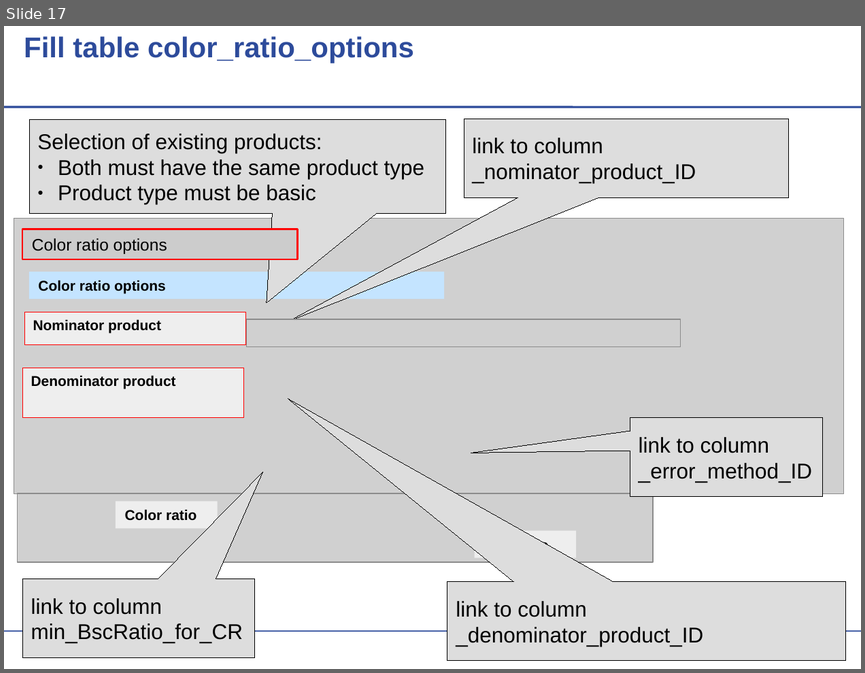
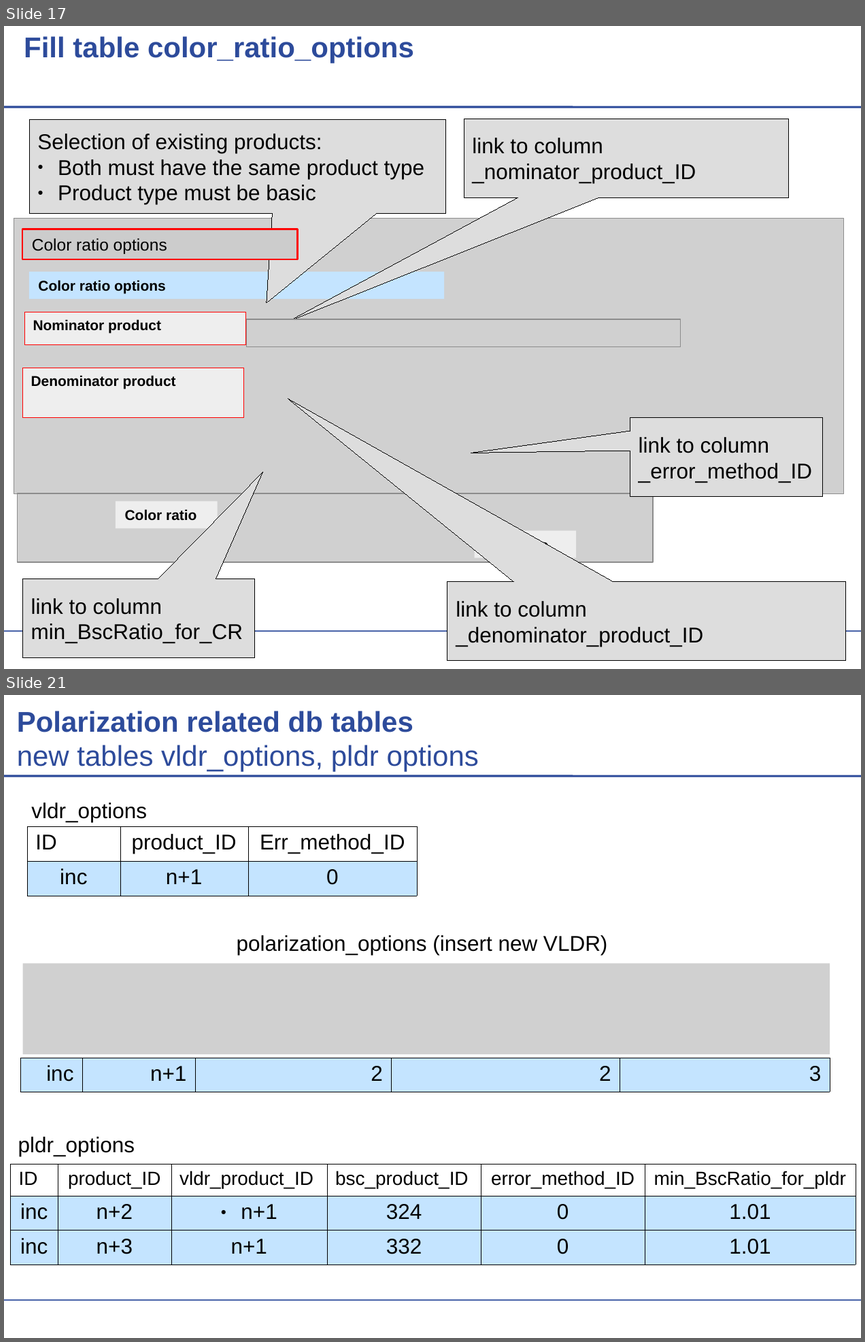
Before and after one commit to actris-scc/ELDAmwl, a slide deck: SCCinterface_for_ELDAmwl.odp. Shown one above the other, each under a label of ours: slide 17 before the commit, slides 17 and 21 after it; the slides between them are not shown. The pictures are 865x673 and 865x1342 pixels, drawn with LibreOffice and Linux fonts; fonts in the diff are those of the drawing; grey boxes stand for pictures; background and template pictures are left out. Boxes give left, top, right and bottom in pixels: in the first picture for what was removed or moved away, otherwise in the second. Text is boxed around its words. In the diff, an @@ line names an element or a change of style, - is before the commit and + after.

Commit message:
finish description of new views in SCC interface for ELDAmwl and updated script for database modifications (alter / create polarization related tables and fill with example data)

```diff
--- a/SCCinterface_for_ELDAmwl.odp
+++ b/SCCinterface_for_ELDAmwl.odp
@@ slide 21 added at [4, 695, 861, 1338], background #FFFFFF; not listed: 2 template elements that a slide beside it also shows @@
@@ text added at [17, 711, 479, 772], 24 pt, text #2D4B9B @@
+Polarization related db tables
+new tables vldr_options, pldr options
@@ text added at [31, 802, 147, 822], 18 pt, text #000000 @@
+vldr_options
@@ table added at [27, 826, 417, 892], 2 rows, 3 columns @@
+ID | product_ID | Err_method_ID
+inc | n+1 | 0
@@ picture added at [23, 963, 830, 1054], 18 pt, text #000000 @@
+polarization_options (insert new VLDR)
@@ table added at [20, 1057, 830, 1091], 1 rows, 5 columns @@
+inc | n+1 | 2 | 2 | 3
@@ text added at [18, 1136, 135, 1156], 18 pt, text #000000 @@
+pldr_options
@@ table added at [10, 1164, 855, 1261], 3 rows, 6 columns @@
+ID | product_ID | vldr_product_ID | bsc_product_ID | error_method_ID | min_BscRatio_for_pldr
+inc | n+2 | n+1 | 324 | 0 | 1.01
+inc | n+3 | n+1 | 332 | 0 | 1.01
```
Also in this commit, not shown: 4 slides changed, 2 other slides added, 1 other file.
